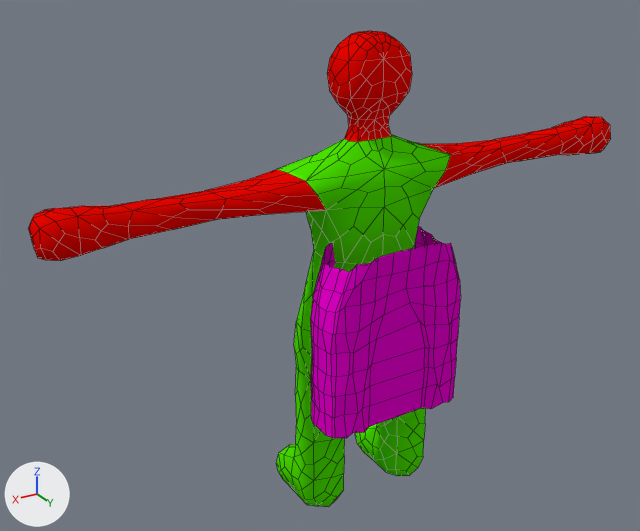
An edit to the Blender file Content/Models/person7.blend, drawn before and after from the same camera.
Before and after are seen from a 50 mm lens placed at (6.98, 9.63, 5.64), pointed at (0.56, -1.07, 0.29). The lights are fixed; the arrows at lower left show +X, +Y and +Z. Mesh edges are drawn as thin lines. The same objects are shown in both versions, whatever each file hides.

In view in the first picture: 'FemalePerson', 'FemaleSkirt'.
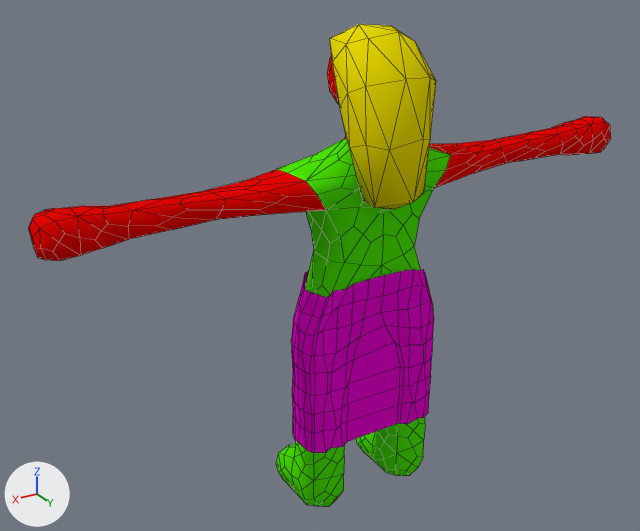
Changed parts and their boxes [x1, y1, x2, y2] in the pictures (640 x 531 px):
'FemaleSkirt', moved
    before: [311, 226, 461, 438]
    after: [291, 269, 434, 453]
'FemaleHair', moved (not visible before)
    after: [330, 24, 436, 209]

Patch to the scene script:
```diff
--- a/Content/Models/person7.blend.py
+++ b/Content/Models/person7.blend.py
@@ ob_femalehair @@
 ob_femalehair = bpy.data.objects.new('FemaleHair', me_icosphere)
-ob_femalehair.location = (0.0, 0.0, 0.0)
+ob_femalehair.location = (-0.03, 0.15, 2.91)
@@ ob_femaleskirt @@
 ob_femaleskirt = bpy.data.objects.new('FemaleSkirt', me_cylinder_001)
-ob_femaleskirt.location = (0.0, 0.0, 0.0)
+ob_femaleskirt.location = (-0.03, -0.64, -0.65)
```
